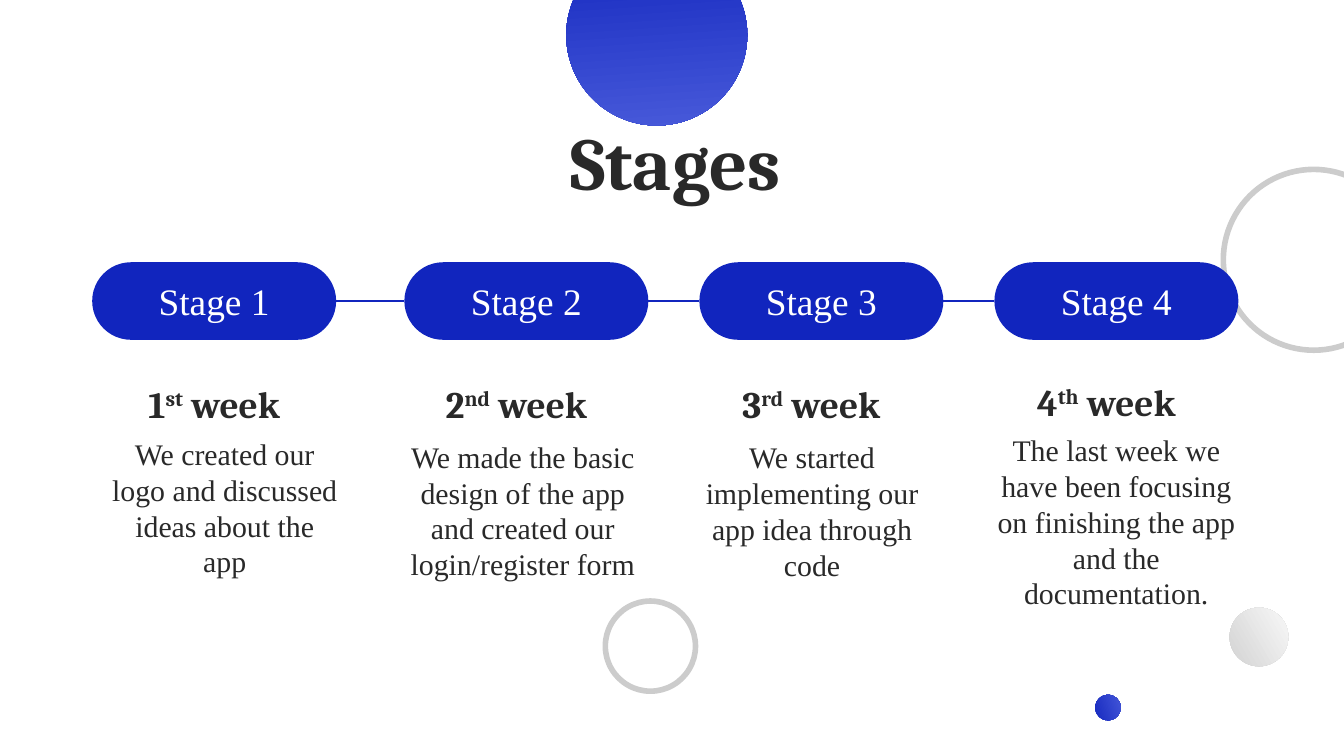
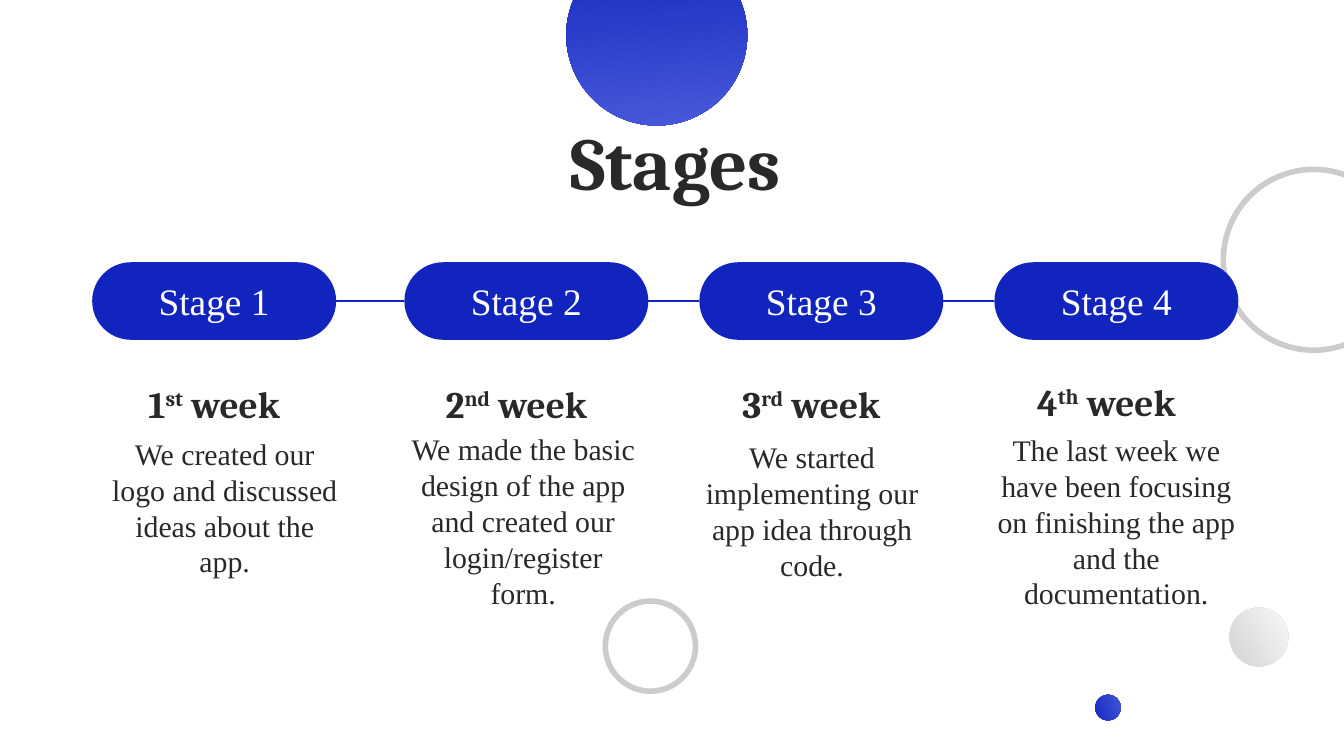
Before and after one commit to BADimov21/Horizon, a slide deck: slide 3 of docs/presentation/Horizon.pptx. Drawn at 1344x756 pixels with LibreOffice and Linux fonts; fonts in the diff are those of the drawing. Boxes give left, top, right and bottom in pixels: in the first picture for what was removed or moved away, otherwise in the second. Text is boxed around its words. In the diff, an @@ line names an element or a change of style, - is before the commit and + after.

```diff
--- a/docs/presentation/Horizon.pptx
+++ b/docs/presentation/Horizon.pptx
@@ subtitle at (112,444,337,578): text changed @@
-We created our logo and discussed ideas about the app
+We created our logo and discussed ideas about the app.
@@ subtitle at (412,439,635,605): text changed @@
-We made the basic design of the app and created our login/register form
+We made the basic design of the app and created our login/register form.
@@ subtitle at (706,447,918,577): text changed @@
-We started implementing our app idea through code
+We started implementing our app idea through code.
```
Also in this commit, not shown: 3 other slides changed, 14 other files.
